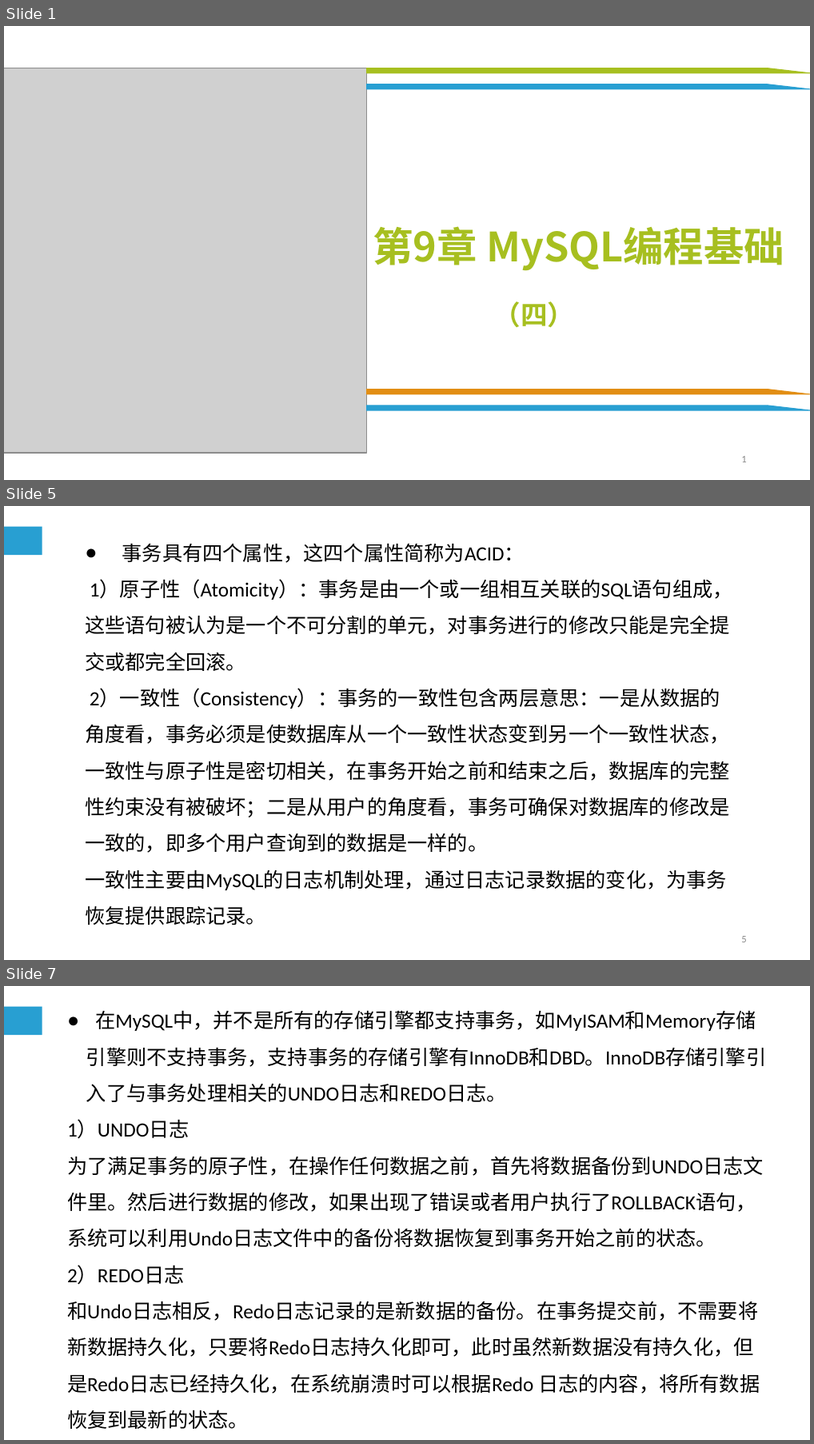
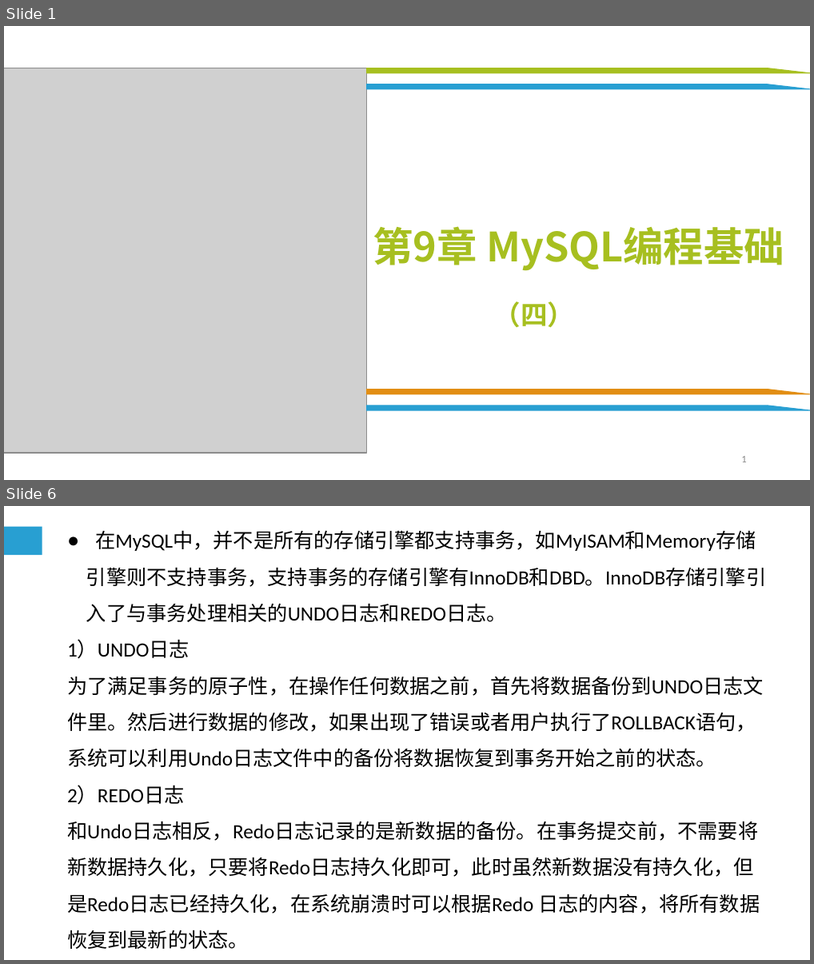
Before and after one commit to cqj726/mysql-s-PPT, a slide deck: PPT/第9章 MySQL编程基础（四）.ppt. Shown one above the other, each under a label of ours: slides 1, 5 and 7 before the commit, slides 1 and 6 after it; the slides between them are not shown. The pictures are 814x1444 and 814x964 pixels, drawn with LibreOffice and Linux fonts; fonts in the diff are those of the drawing; grey boxes stand for pictures; background and template pictures are left out. Boxes give left, top, right and bottom in pixels: in the first picture for what was removed or moved away, otherwise in the second. Text is boxed around its words. In the diff, an @@ line names an element or a change of style, - is before the commit and + after.

```diff
--- a/PPT/第9章 MySQL编程基础（四）.ppt
+++ b/PPT/第9章 MySQL编程基础（四）.ppt
@@ slide 5 removed at (x1=4, y1=506, x2=810, y2=960), background #FFFFFF; not listed: 1 template element that a slide beside it also shows @@
@@ text removed at (x1=85, y1=544, x2=734, y2=924) @@
-● 事务具有四个属性，这四个属性简称为ACID：
-1）原子性（Atomicity）：事务是由一个或一组相互关联的SQL语句组成，这些语句被认为是一个不可分割的单元，对事务进行的修改只能是完全提交或都完全回滚。
-2）一致性（Consistency）：事务的一致性包含两层意思：一是从数据的角度看，事务必须是使数据库从一个一致性状态变到另一个一致性状态，一致性与原子性是密切相关，在事务开始之前和结束之后，数据库的完整性约束没有被破坏；二是从用户的角度看，事务可确保对数据库的修改是一致的，即多个用户查询到的数据是一样的。
-一致性主要由MySQL的日志机制处理，通过日志记录数据的变化，为事务恢复提供跟踪记录。
@@ page number removed at (x1=742, y1=936, x2=746, y2=942) @@
-5
@@ what was slide 7 is now slide 6 @@
```
Also in this commit, not shown: 1 slide changed, 3 slides added, 3 other slides removed, 1 other file.
